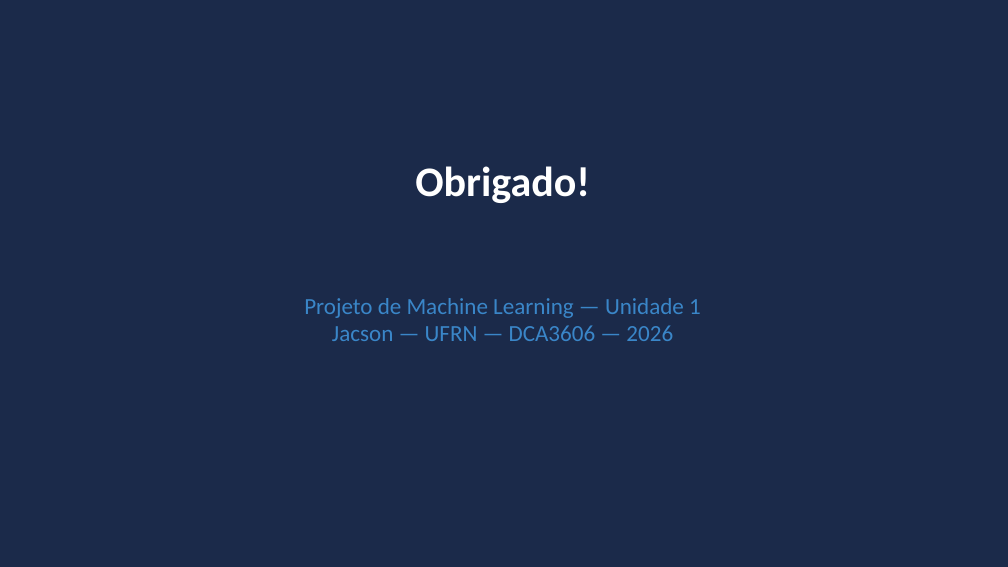
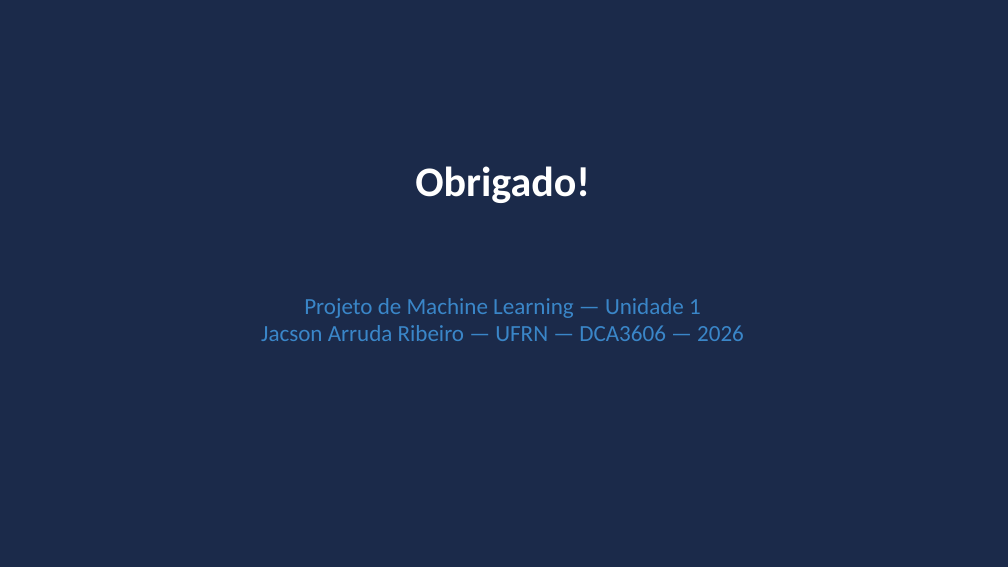
Before and after one commit to Jacsonrn/ufrn-dca3606-ml-comparative-analysis, a slide deck: slide 17 of Apresentacao_Projeto_ML.pptx. Drawn at 1008x567 pixels with LibreOffice and Linux fonts; fonts in the diff are those of the drawing. Boxes give left, top, right and bottom in pixels: in the first picture for what was removed or moved away, otherwise in the second. Text is boxed around its words. In the diff, an @@ line names an element or a change of style, - is before the commit and + after.

Commit message:
Atualiza nome do autor para Jacson Arruda Ribeiro na apresentacao

```diff
--- a/Apresentacao_Projeto_ML.pptx
+++ b/Apresentacao_Projeto_ML.pptx
@@ text at (261,298,744,341): text changed @@
-Projeto de Machine Learning — Unidade 1
-Jacson — UFRN — DCA3606 — 2026
+Projeto de Machine Learning — Unidade 1
+Jacson Arruda Ribeiro — UFRN — DCA3606 — 2026
```
Also in this commit, not shown: 1 other slide changed.
